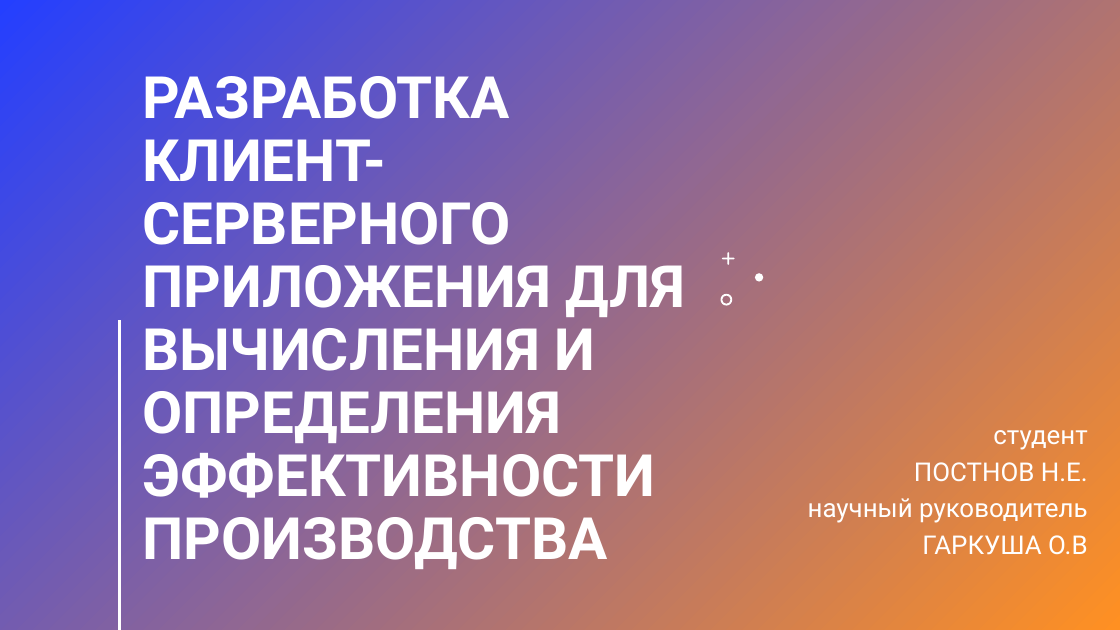
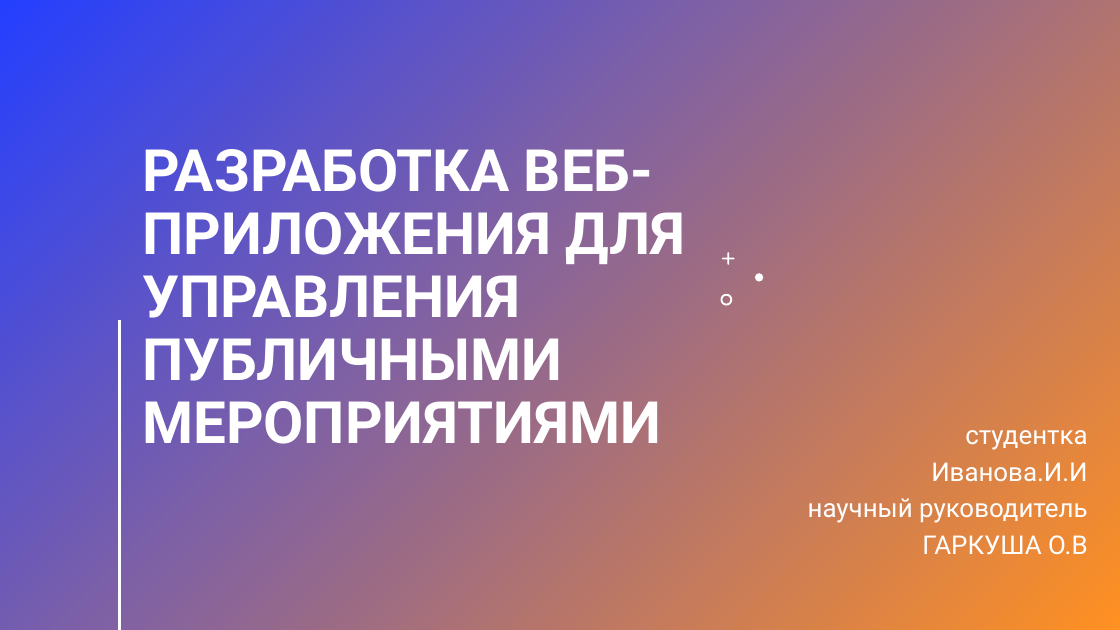
Before and after one commit to n2kkrd/books, a slide deck: slide 1 of DiplomKatya/KatyaDiplomPresent.pptx. Drawn at 1120x630 pixels with LibreOffice and Linux fonts; fonts in the diff are those of the drawing. Boxes give left, top, right and bottom in pixels: in the first picture for what was removed or moved away, otherwise in the second. Text is boxed around its words. In the diff, an @@ line names an element or a change of style, - is before the commit and + after.

```diff
--- a/DiplomKatya/KatyaDiplomPresent.pptx
+++ b/DiplomKatya/KatyaDiplomPresent.pptx
@@ title at (142,149,686,457): text changed @@
-РАЗРАБОТКА КЛИЕНТ-СЕРВЕРНОГО ПРИЛОЖЕНИЯ ДЛЯ ВЫЧИСЛЕНИЯ И ОПРЕДЕЛЕНИЯ ЭФФЕКТИВНОСТИ ПРОИЗВОДСТВА
+РАЗРАБОТКА ВЕБ-ПРИЛОЖЕНИЯ ДЛЯ УПРАВЛЕНИЯ ПУБЛИЧНЫМИ МЕРОПРИЯТИЯМИ
@@ subtitle at (931,430,1087,482): text changed @@
-студент
-ПОСТНОВ Н.Е.
+студентка
+Иванова.И.И
```
Also in this commit, not shown: 4 other slides changed, 7 slides added, 6 slides removed, 7 other files.
